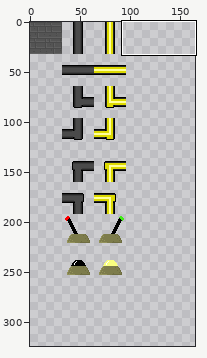
One commit to this sprite sheet: res/img/sheet.png. The picture above shows the old version from afar; the outline marks the close-up.
Close-up. First the earlier version:
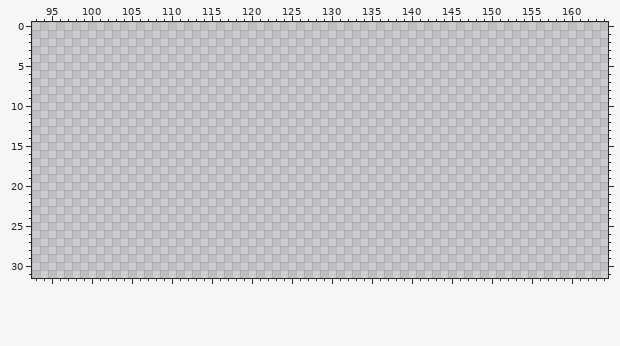
The file is 512x512 pixels. Colours within 5 levels of each other are drawn and written as one. Shown: x 93..164, y 0..31. The wide view leaves out empty margins. The commit also changed other parts of the picture, which this record leaves out.
After:
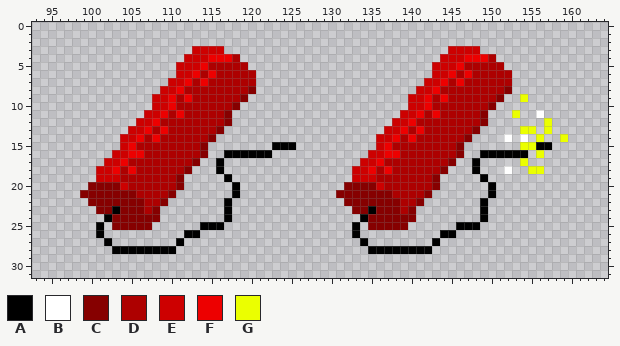
Palette (. is transparent): A #000000  B #ffffff  C #860000  D #ad0000  E #cd0000  F #ed0000  G #ebff00
Change:
@@ x 93..164 @@
  2 ........................................................................
- 3 ........................................................................
- 4 ........................................................................
- 5 ........................................................................
- 6 ........................................................................
- 7 ........................................................................
- 8 ........................................................................
- 9 ........................................................................
-10 ........................................................................
-11 ........................................................................
-12 ........................................................................
-13 ........................................................................
-14 ........................................................................
-15 ........................................................................
-16 ........................................................................
-17 ........................................................................
-18 ........................................................................
-19 ........................................................................
-20 ........................................................................
-21 ........................................................................
-22 ........................................................................
-23 ........................................................................
-24 ........................................................................
-25 ........................................................................
-26 ........................................................................
-27 ........................................................................
-28 ........................................................................
+ 3 ....................EEEE............................EEEE................
+ 4 ...................EEEFFFD.........................EEEFFFD..............
+ 5 ..................EEEFDDDDD.......................EEEFDDDDD.............
+ 6 ..................EEFDFDDDDD......................EEFDFDDDDD............
+ 7 .................EEFDFDDDDDD.....................EEFDFDDDDDD............
+ 8 ................EEFDDDDDDDDC....................EEFDDDDDDDDC............
+ 9 ...............EEFDFDDDDDDC....................EEFDFDDDDDDC..G..........
+10 ...............EEFDDDDDDDC.....................EEFDDDDDDDC..............
+11 ..............EEFDFDDDDDC.....................EEFDFDDDDDC...G..B........
+12 .............EEFDDDDDDDDC....................EEFDDDDDDDDC.......G.......
+13 ............EEFDFDDDDDDC....................EEFDFDDDDDDC.....GG.G.......
+14 ...........EEFDFDDDDDDC....................EEFDFDDDDDDC....B.B.G..G.....
+15 ...........EFDDDDDDDDC........AAA..........EFDDDDDDDDC.......GGAA.......
+16 ..........EEFFDDDDDDDC..AAAAAA............EEFFDDDDDDDC..AAAAAA.G........
+17 .........EEFDDDDDDDDC..A.................EEFDDDDDDDDC..A.....G..........
+18 ........EEFDFDDDDDDC...A................EEFDFDDDDDDC...A...B..GG........
+19 ........EEEDDDDDDDC.....A...............EEEDDDDDDDC.....A...............
+20 .......CCCCEDDDDDDC......A.............CCCCEDDDDDDC......A..............
+21 ......CCCCCCCDDDDC.......A............CCCCCCCDDDDC.......A..............
+22 .......CCCCCCCDDC.......A..............CCCCCCCDDC.......A...............
+23 ........CCACCCDC........A...............CCACCCDC........A...............
+24 .........ACCCCCC........A................ACCCCCC........A...............
+25 ........A.CCCCC......AAA................A.CCCCC......AAA................
+26 ........A..........AA...................A..........AA...................
+27 .........A........A......................A........A.....................
+28 ..........AAAAAAAA........................AAAAAAAA......................
 29 ........................................................................
Pixel boxes of the changes (left, top, right, bottom) in both close-ups:
added: (80, 46, 296, 254)
added: (336, 46, 568, 254)
